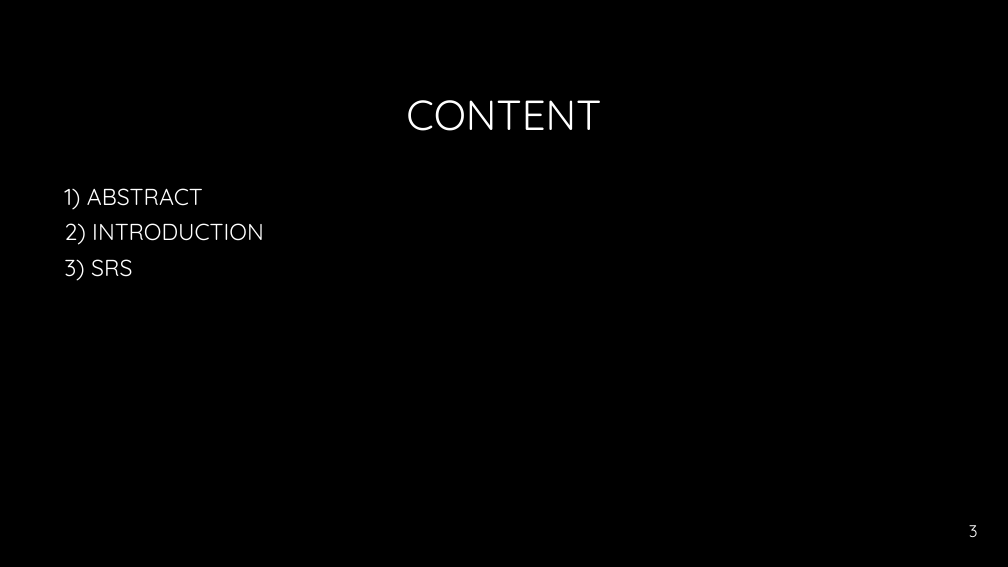
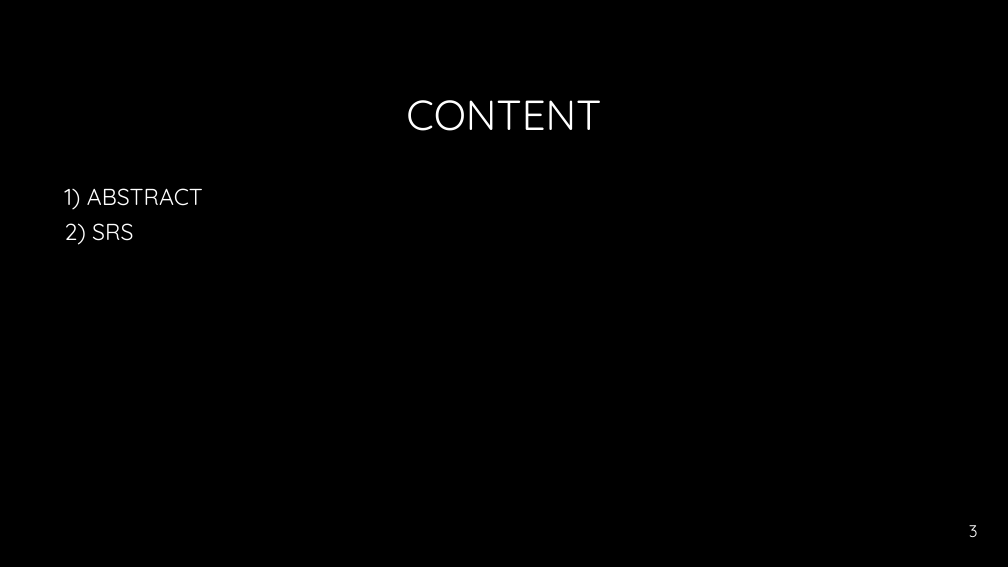
Before and after one commit to Annsunny595/ppt, a slide deck: slide 3 of Presentation PROJECT.pptx. Drawn at 1008x567 pixels with LibreOffice and Linux fonts; fonts in the diff are those of the drawing; background and template pictures are left out. Boxes give left, top, right and bottom in pixels: in the first picture for what was removed or moved away, otherwise in the second. Text is boxed around its words. In the diff, an @@ line names an element or a change of style, - is before the commit and + after.

```diff
--- a/Presentation PROJECT.pptx
+++ b/Presentation PROJECT.pptx
@@ text at (x1=64, y1=223, x2=133, y2=245): text changed @@
-2) INTRODUCTION
-3) SRS
+2) SRS
```
Also in this commit, not shown: 2 other slides changed, 7 slides added, 2 slides removed.
